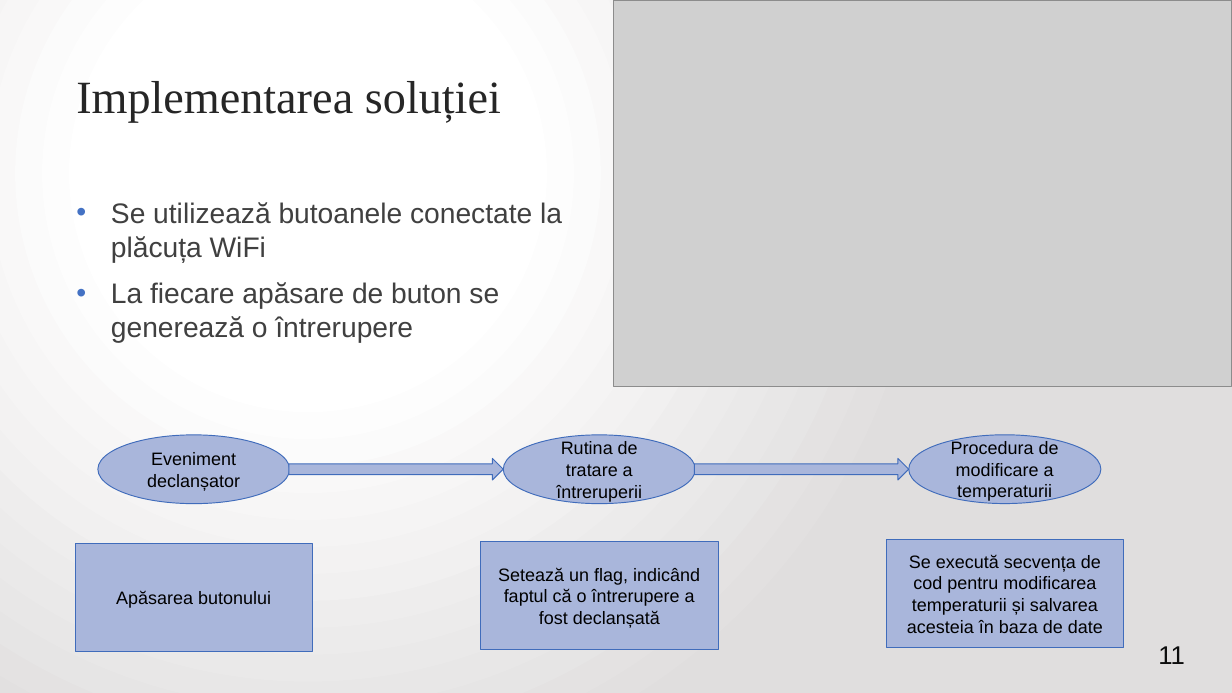
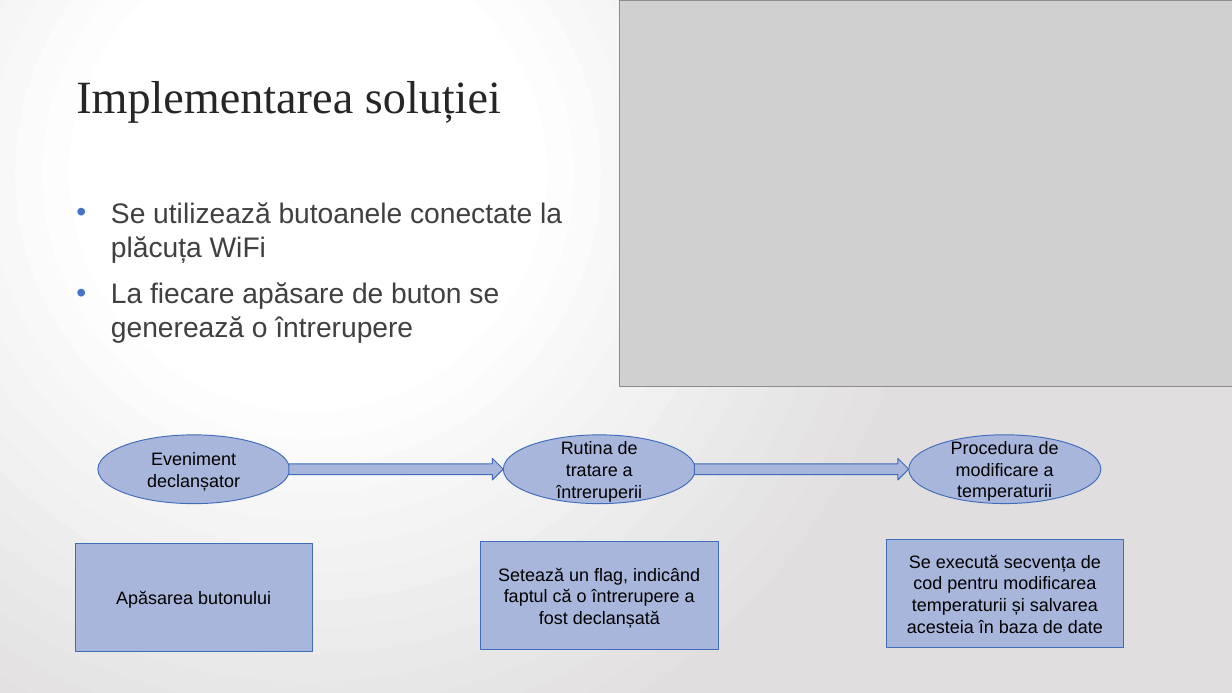
Before and after one commit to VitomirDragan/TemperatureManagement-IOT-, a slide deck: slide 11 of Prezentare/Termostat inteligent controlat printr-o aplicație web.pptx. Drawn at 1232x693 pixels with LibreOffice and Linux fonts; fonts in the diff are those of the drawing; grey boxes stand for pictures. Boxes give left, top, right and bottom in pixels: in the first picture for what was removed or moved away, otherwise in the second. Text is boxed around its words. In the diff, an @@ line names an element or a change of style, - is before the commit and + after.

```diff
--- a/Prezentare/Termostat inteligent controlat printr-o aplicație web.pptx
+++ b/Prezentare/Termostat inteligent controlat printr-o aplicație web.pptx
@@ picture resized from (x1=614, y1=0, x2=1232, y2=386) to (x1=620, y1=0, x2=1232, y2=386) @@
@@ page number removed at (x1=1158, y1=646, x2=1185, y2=664) @@
-11
```
Also in this commit, not shown: 1 other file.
